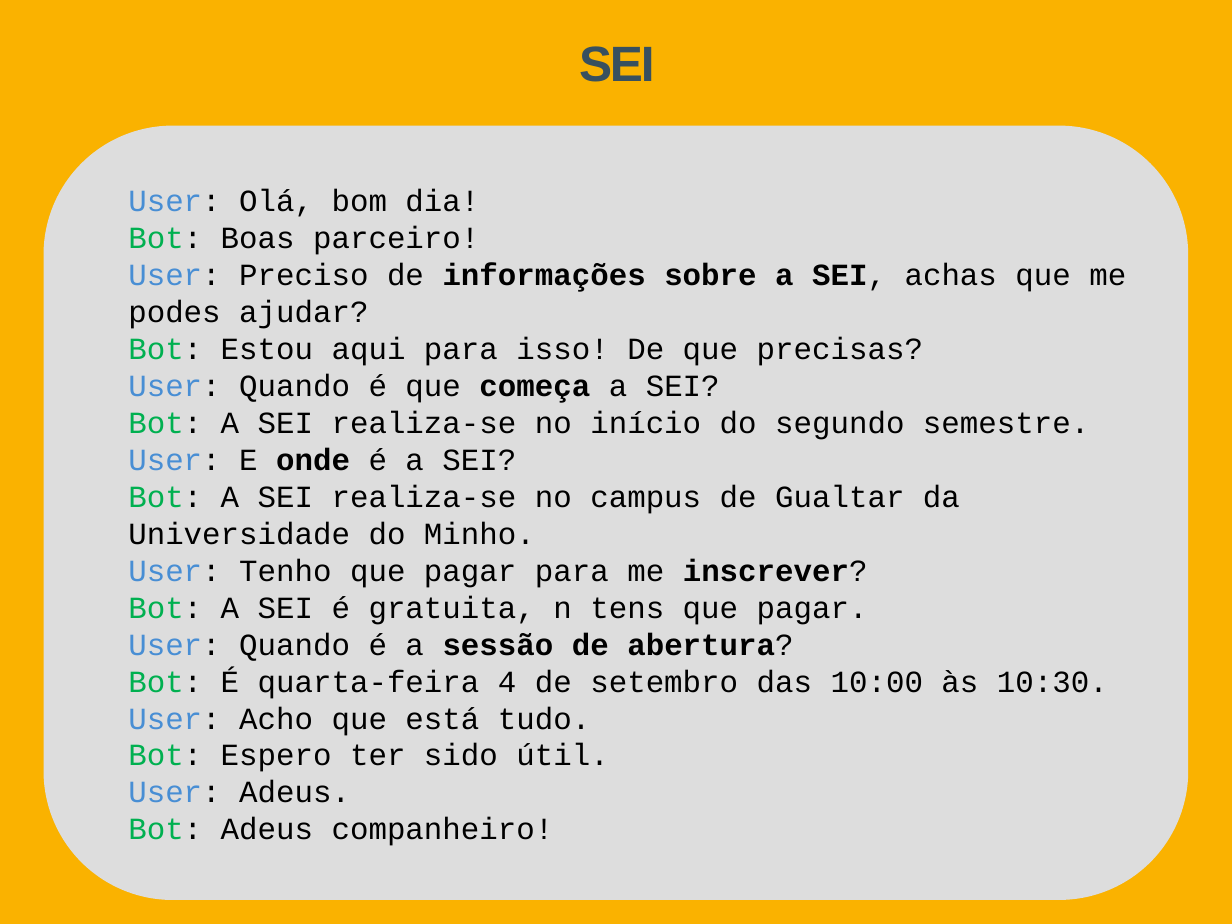
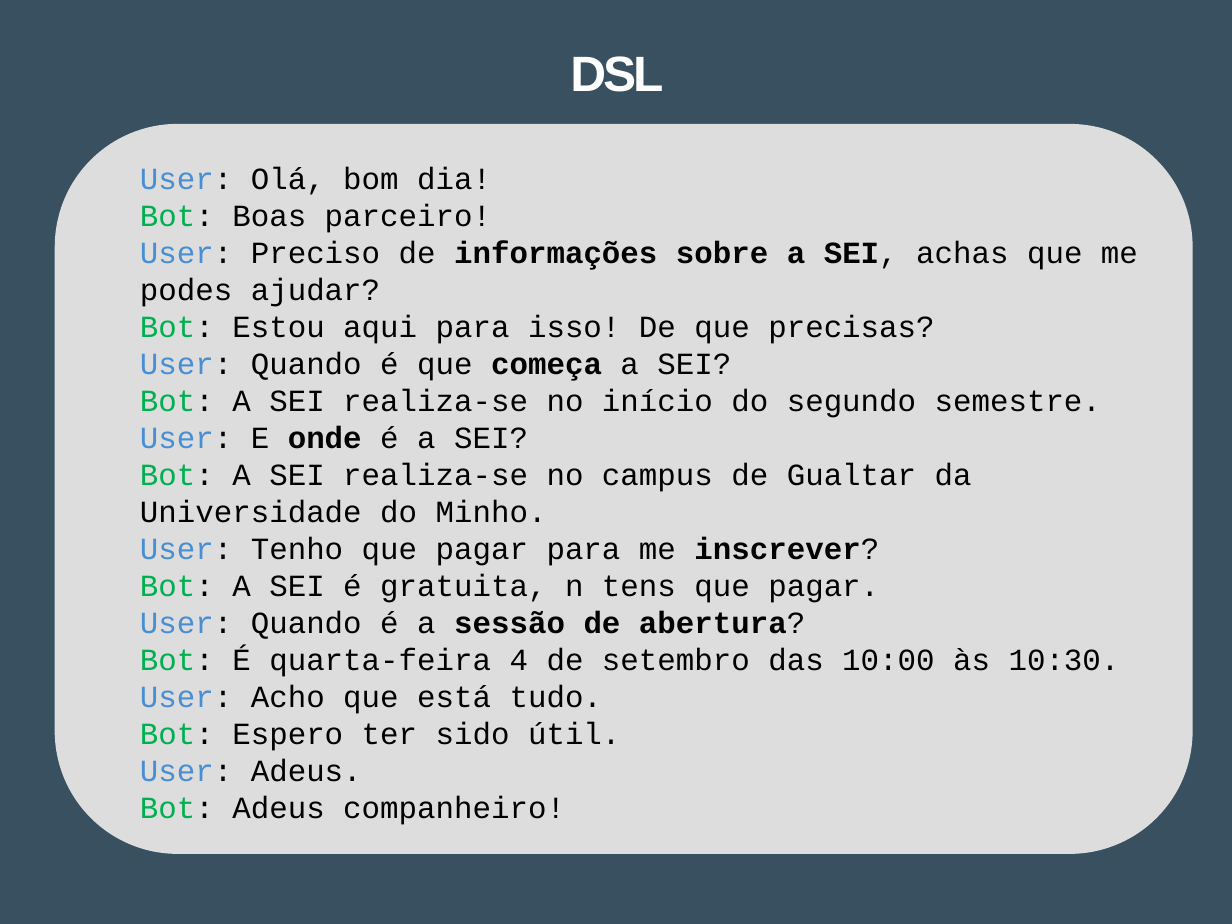
Before and after one commit to Tibblue/PLC, a slide deck: slide 4 of LEI/apresentações/checkpoint2/apresLEI_grupo47.pptx. Drawn at 1232x924 pixels with LibreOffice and Linux fonts; fonts in the diff are those of the drawing. Boxes give left, top, right and bottom in pixels: in the first picture for what was removed or moved away, otherwise in the second. Text is boxed around its words. In the diff, an @@ line names an element or a change of style, - is before the commit and + after.

```diff
--- a/LEI/apresentações/checkpoint2/apresLEI_grupo47.pptx
+++ b/LEI/apresentações/checkpoint2/apresLEI_grupo47.pptx
@@ freeform shape at (x1=0, y1=0, x2=1232, y2=924): fill #FAB200 to #38505F @@
@@ title added at (x1=570, y1=56, x2=663, y2=92), 29 pt, text #FFFFFF, bold @@
+DSL
@@ title removed at (x1=579, y1=46, x2=654, y2=82) @@
-SEI
@@ text "User: Olá, bom dia!" rewrapped from (x1=54, y1=126, x2=1232, y2=902) to (x1=140, y1=167, x2=1138, y2=825) @@
@@ rounded rectangle resized from (x1=43, y1=126, x2=1188, y2=901) to (x1=57, y1=126, x2=1191, y2=853) @@
@@ rounded rectangle at (x1=57, y1=126, x2=1191, y2=853): outline none to #DDDDDD 2 pt @@
```
Also in this commit, not shown: 15 other slides changed, 2 slides removed.
